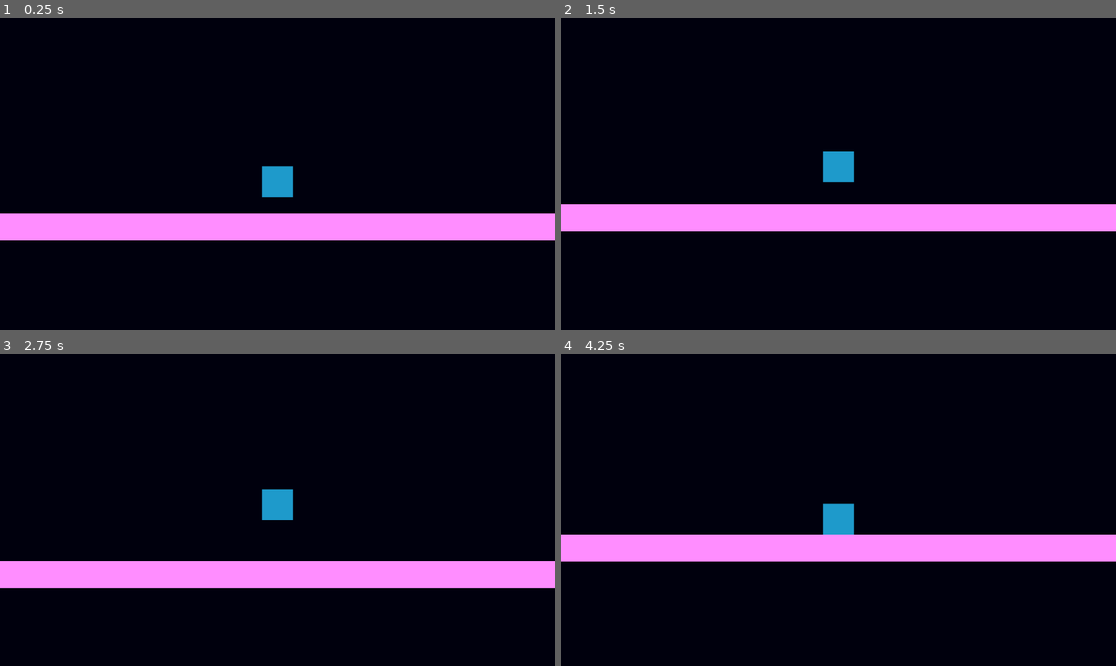
Above: before the commit, frames 1-4 (two rows, left to right).
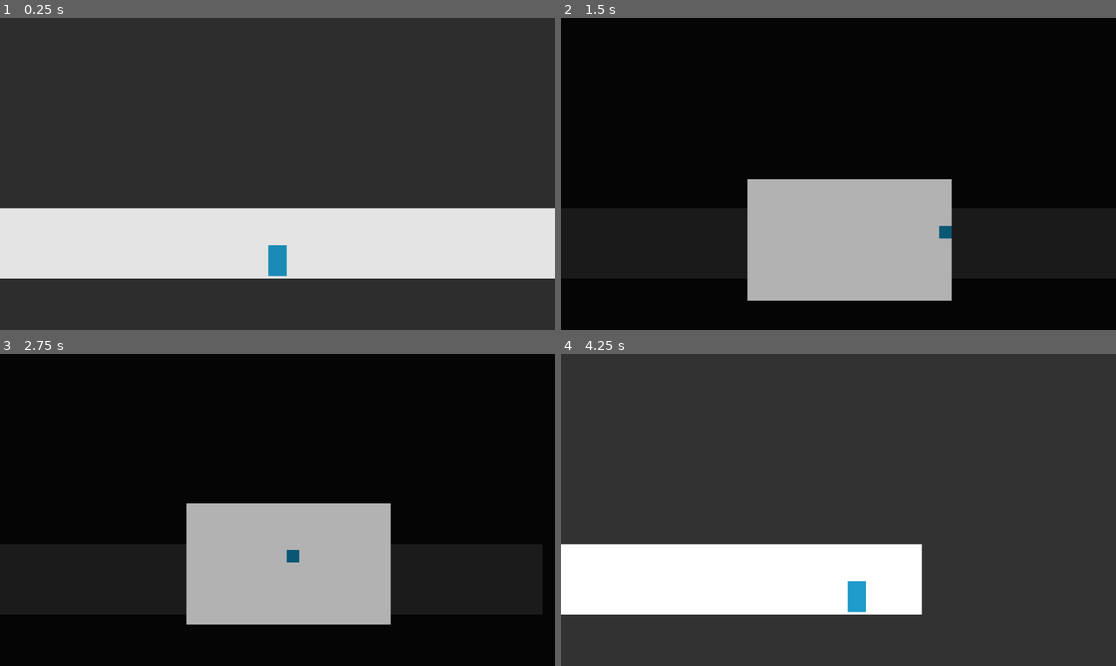
Above: after the commit, the same moments.

Repository: Pilleow/UKENjam2025
Game: Godot game, scene res://assets/scenes/levels/level_test.tscn
Same seed, same stepped clock (60 frames per second), same inputs: the game is played once before the commit and once after it.
Inputs:
- Up to frame 1 (0.25 s): no input
- Up to frame 2 (1.5 s): tap Enter (ui_accept) at 0.5, 0.77, 0.8, 1.07, 1.35 s; hold D (right) from 0.53 s (still down); tap E (interact) at 0.6 s
- Up to frame 3 (2.75 s): tap Enter (ui_accept) at 1.52, 1.82, 2.3 s; tap E (interact) at 1.55, 2.1 s; release D (right) at 2.03 s; hold A (left) from 2.03 s (still down)
- Up to frame 4 (4.25 s): release A (left) at 2.78 s; hold D (right) from 2.78 s (still down); tap E (interact) at 2.85 s; tap Enter (ui_accept) at 3.02, 3.32, 3.6, 3.77, 4.07 s

The runs differ from the first frame. In frame 1, 100% of the frame differs, in the area x 0-100%, y 0-100%; in frame 2, 30%; in frame 3, 29%; in frame 4, 100%.

Commit message:
added player and undertale movement (no bullets)

Diff:
--- a/assets/global/util.gd
+++ b/assets/global/util.gd
@@ -1,3 +1,5 @@
 extends Node
 
 # tu wszystkie enumy, stałe (ale nie ZMIENNE) które powinny być globalnie dostępne
+
+enum PLAYER_STATES {DOWN, UP}
--- a/assets/scenes/levels/level_test.tscn
+++ b/assets/scenes/levels/level_test.tscn
@@ -8,5 +8,17 @@
 [node name="Player" parent="." instance=ExtResource("1_c6kj5")]
 
 [node name="Wall" parent="." instance=ExtResource("2_6rgdu")]
-position = Vector2(0, 123)
-scale = Vector2(29.76, 1)
+position = Vector2(0, 339)
+scale = Vector2(52.08, 10.8)
+
+[node name="Wall4" parent="." instance=ExtResource("2_6rgdu")]
+position = Vector2(0, -411)
+scale = Vector2(52.08, 10.8)
+
+[node name="Wall2" parent="." instance=ExtResource("2_6rgdu")]
+position = Vector2(-996, -84)
+scale = Vector2(11.7592, 11.0813)
+
+[node name="Wall3" parent="." instance=ExtResource("2_6rgdu")]
+position = Vector2(1024, -124)
+scale = Vector2(11.7592, 11.0813)
--- a/assets/scenes/prefabs/objects/wall.tscn
+++ b/assets/scenes/prefabs/objects/wall.tscn
@@ -13,4 +13,4 @@
 offset_top = -28.0
 offset_right = 28.0
 offset_bottom = 28.0
-color = Color(1, 0.552941, 1, 1)
+color = Color(0.197347, 0.197347, 0.197347, 1)
--- a/assets/scenes/prefabs/player/player.gd
+++ /dev/null
@@ -1,25 +0,0 @@
-extends CharacterBody2D
-
-
-const SPEED = 300.0
-const JUMP_VELOCITY = -400.0
-
-
-func _physics_process(delta: float) -> void:
-	# Add the gravity.
-	if not is_on_floor():
-		velocity += get_gravity() * delta
-
-	# Handle jump.
-	if Input.is_action_just_pressed("ui_accept") and is_on_floor():
-		velocity.y = JUMP_VELOCITY
-
-	# Get the input direction and handle the movement/deceleration.
-	# As good practice, you should replace UI actions with custom gameplay actions.
-	var direction := Input.get_axis("ui_left", "ui_right")
-	if direction:
-		velocity.x = direction * SPEED
-	else:
-		velocity.x = move_toward(velocity.x, 0, SPEED)
-
-	move_and_slide()
--- a/assets/scenes/prefabs/player/player.tscn
+++ b/assets/scenes/prefabs/player/player.tscn
@@ -1,42 +1,125 @@
-[gd_scene load_steps=4 format=3 uid="uid://cbat5l3u4tssm"]
+[gd_scene load_steps=9 format=3 uid="uid://cbat5l3u4tssm"]
 
-[ext_resource type="Script" path="res://assets/scenes/prefabs/player/player.gd" id="1_uagjw"]
+[ext_resource type="Script" path="res://assets/scenes/prefabs/player/player_master.gd" id="1_k58qf"]
+[ext_resource type="Script" path="res://assets/scenes/prefabs/player/player_down.gd" id="1_uagjw"]
+[ext_resource type="Script" path="res://assets/scenes/prefabs/player/player_up.gd" id="2_g5gmb"]
+
+[sub_resource type="CircleShape2D" id="CircleShape2D_e5qll"]
+radius = 13.0
+
+[sub_resource type="RectangleShape2D" id="RectangleShape2D_ggur1"]
+size = Vector2(68, 364)
+
+[sub_resource type="RectangleShape2D" id="RectangleShape2D_kqffk"]
+size = Vector2(546.25, 63)
 
 [sub_resource type="RectangleShape2D" id="RectangleShape2D_6a38v"]
-size = Vector2(64, 64)
+size = Vector2(38, 64)
 
 [sub_resource type="RectangleShape2D" id="RectangleShape2D_8ba0a"]
-size = Vector2(114, 76)
+size = Vector2(88, 76)
 
-[node name="Player" type="CharacterBody2D"]
+[node name="Player" type="Node2D"]
+script = ExtResource("1_k58qf")
+
+[node name="HUD" type="CanvasLayer" parent="."]
+
+[node name="Border" type="ColorRect" parent="HUD"]
+offset_left = -83.0
+offset_top = 361.0
+offset_right = 1291.0
+offset_bottom = 711.0
+scale = Vector2(0.911841, 3.98262)
+pivot_offset = Vector2(677, 186)
+color = Color(0, 0, 0, 0.780392)
+
+[node name="UndertaleArea" type="ColorRect" parent="HUD"]
+offset_left = 387.0
+offset_top = 202.0
+offset_right = 811.0
+offset_bottom = 454.0
+color = Color(0.697228, 0.697227, 0.697228, 1)
+
+[node name="UpPlayer" type="CharacterBody2D" parent="HUD"]
+position = Vector2(599, 312)
+collision_layer = 2
+collision_mask = 2
+motion_mode = 1
+script = ExtResource("2_g5gmb")
+
+[node name="PlayerSprite" type="ColorRect" parent="HUD/UpPlayer"]
+offset_left = -13.0
+offset_top = -13.0
+offset_right = 13.0
+offset_bottom = 13.0
+color = Color(0.0392331, 0.341878, 0.459005, 1)
+
+[node name="CollisionShape2D" type="CollisionShape2D" parent="HUD/UpPlayer"]
+shape = SubResource("CircleShape2D_e5qll")
+
+[node name="BorderCollider1" type="StaticBody2D" parent="HUD"]
+position = Vector2(374, 288)
+collision_layer = 2
+collision_mask = 2
+
+[node name="CollisionShape2D" type="CollisionShape2D" parent="HUD/BorderCollider1"]
+position = Vector2(-21.25, 45)
+shape = SubResource("RectangleShape2D_ggur1")
+
+[node name="BorderCollider2" type="StaticBody2D" parent="HUD"]
+position = Vector2(470, 212)
+collision_layer = 2
+collision_mask = 2
+
+[node name="CollisionShape2D" type="CollisionShape2D" parent="HUD/BorderCollider2"]
+position = Vector2(105, -41.75)
+shape = SubResource("RectangleShape2D_kqffk")
+
+[node name="BorderCollider3" type="StaticBody2D" parent="HUD"]
+position = Vector2(488, 527)
+collision_layer = 2
+collision_mask = 2
+
+[node name="CollisionShape2D" type="CollisionShape2D" parent="HUD/BorderCollider3"]
+position = Vector2(105, -41.5)
+shape = SubResource("RectangleShape2D_kqffk")
+
+[node name="BorderCollider4" type="StaticBody2D" parent="HUD"]
+position = Vector2(866, 288)
+collision_layer = 2
+collision_mask = 2
+
+[node name="CollisionShape2D" type="CollisionShape2D" parent="HUD/BorderCollider4"]
+position = Vector2(-21, 45)
+shape = SubResource("RectangleShape2D_ggur1")
+
+[node name="DownPlayer" type="CharacterBody2D" parent="."]
 script = ExtResource("1_uagjw")
 
-[node name="Camera2D" type="Camera2D" parent="."]
+[node name="PlayerSprite" type="ColorRect" parent="DownPlayer"]
+offset_left = -19.0
+offset_top = -32.0
+offset_right = 19.0
+offset_bottom = 32.0
+color = Color(0.117647, 0.603922, 0.796078, 1)
+
+[node name="Collider" type="CollisionShape2D" parent="DownPlayer"]
+shape = SubResource("RectangleShape2D_6a38v")
+
+[node name="InteractArea" type="Area2D" parent="DownPlayer"]
+
+[node name="CollisionShape2D" type="CollisionShape2D" parent="DownPlayer/InteractArea"]
+position = Vector2(0, -6)
+shape = SubResource("RectangleShape2D_8ba0a")
+
+[node name="Camera2D" type="Camera2D" parent="DownPlayer"]
+position = Vector2(0, -180)
 position_smoothing_enabled = true
 position_smoothing_speed = 7.0
 
-[node name="PlayerSprite" type="ColorRect" parent="."]
-offset_left = -32.0
-offset_top = -32.0
-offset_right = 32.0
-offset_bottom = 32.0
-color = Color(0.117647, 0.603922, 0.796078, 1)
-
-[node name="HUD" type="CanvasLayer" parent="."]
-
-[node name="GlobalBackground" type="ColorRect" parent="."]
+[node name="GlobalBackground" type="ColorRect" parent="DownPlayer/Camera2D"]
 z_index = -4096
 offset_left = -1155.0
 offset_top = -746.0
 offset_right = 1155.0
 offset_bottom = 746.0
-color = Color(0, 0, 0.0509804, 1)
-
-[node name="Collider" type="CollisionShape2D" parent="."]
-shape = SubResource("RectangleShape2D_6a38v")
-
-[node name="InteractArea" type="Area2D" parent="."]
-
-[node name="CollisionShape2D" type="CollisionShape2D" parent="InteractArea"]
-position = Vector2(0, -6)
-shape = SubResource("RectangleShape2D_8ba0a")
--- /dev/null
+++ b/assets/scenes/prefabs/player/player_down.gd
@@ -0,0 +1,17 @@
+extends CharacterBody2D
+
+const SPEED = 300.0
+
+@onready var player_master = get_tree().current_scene.find_child("Player")
+
+func _physics_process(delta: float) -> void:
+	if player_master.player_state != Util.PLAYER_STATES.DOWN:
+		return
+
+	var direction := Input.get_axis("left", "right")
+	if direction:
+		velocity.x = direction * SPEED
+	else:
+		velocity.x = move_toward(velocity.x, 0, SPEED)
+
+	move_and_slide()
--- /dev/null
+++ b/assets/scenes/prefabs/player/player_master.gd
@@ -0,0 +1,30 @@
+extends Node2D
+
+var player_state: Util.PLAYER_STATES = Util.PLAYER_STATES.DOWN
+
+@onready var player_down = $DownPlayer
+@onready var player_up = $HUD/UpPlayer
+@onready var hud = $HUD
+
+func _ready():
+	if player_state == Util.PLAYER_STATES.UP:
+		hud.offset.y = 0
+	elif player_state == Util.PLAYER_STATES.DOWN:
+		hud.offset.y = -500
+
+func _physics_process(delta: float) -> void:
+	var change_state_pressed = Input.is_action_just_pressed("interact")
+	if change_state_pressed:
+		if player_state == Util.PLAYER_STATES.DOWN:
+			player_state = Util.PLAYER_STATES.UP
+		elif player_state == Util.PLAYER_STATES.UP:
+			player_state = Util.PLAYER_STATES.DOWN
+
+	if player_state == Util.PLAYER_STATES.UP:
+		var bd = hud.get_node("Border")
+		hud.offset.y = move_toward(hud.offset.y, 150, abs(150 - hud.offset.y) / 15.0)
+		bd.color.a = move_toward(bd.color.a, 0.9, abs(0.9 - bd.color.a) / 8.0)
+	elif player_state == Util.PLAYER_STATES.DOWN:
+		var bd = hud.get_node("Border")
+		hud.offset.y = move_toward(hud.offset.y, -500, abs(-500 - hud.offset.y) / 15.0)
+		bd.color.a = move_toward(bd.color.a, 0.0, abs(bd.color.a) / 8.0)
--- /dev/null
+++ b/assets/scenes/prefabs/player/player_up.gd
@@ -0,0 +1,23 @@
+extends CharacterBody2D
+
+const SPEED = 300.0
+
+@onready var player_master = get_tree().current_scene.find_child("Player")
+
+func _physics_process(delta: float) -> void:
+	if player_master.player_state != Util.PLAYER_STATES.UP:
+		return
+
+	var direction_x := Input.get_axis("left", "right")
+	if direction_x:
+		velocity.x = direction_x * SPEED
+	else:
+		velocity.x = move_toward(velocity.x, 0, SPEED)
+
+	var direction_y := Input.get_axis("up", "down")
+	if direction_y:
+		velocity.y = direction_y * SPEED
+	else:
+		velocity.y = move_toward(velocity.y, 0, SPEED)
+
+	move_and_slide()
